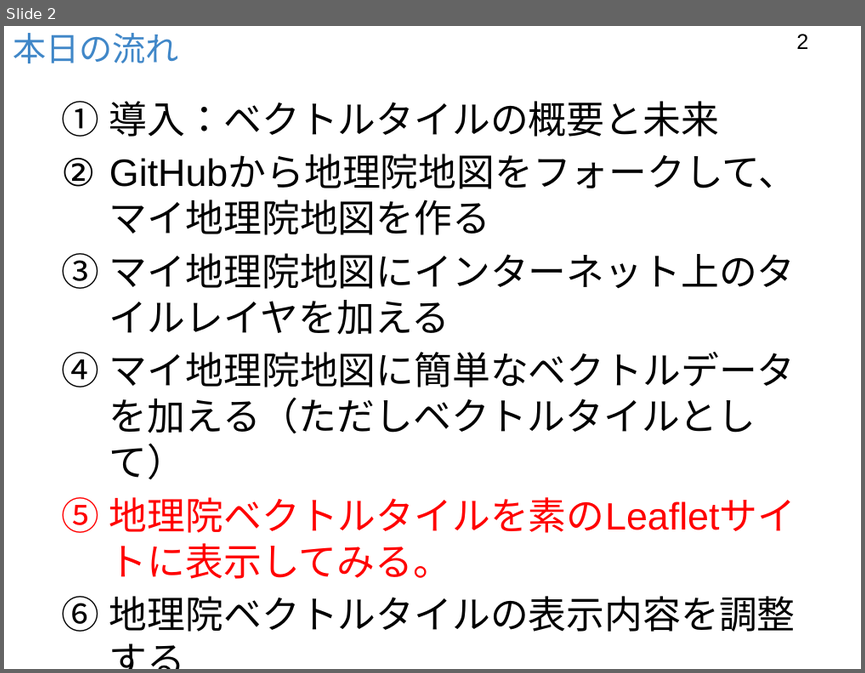
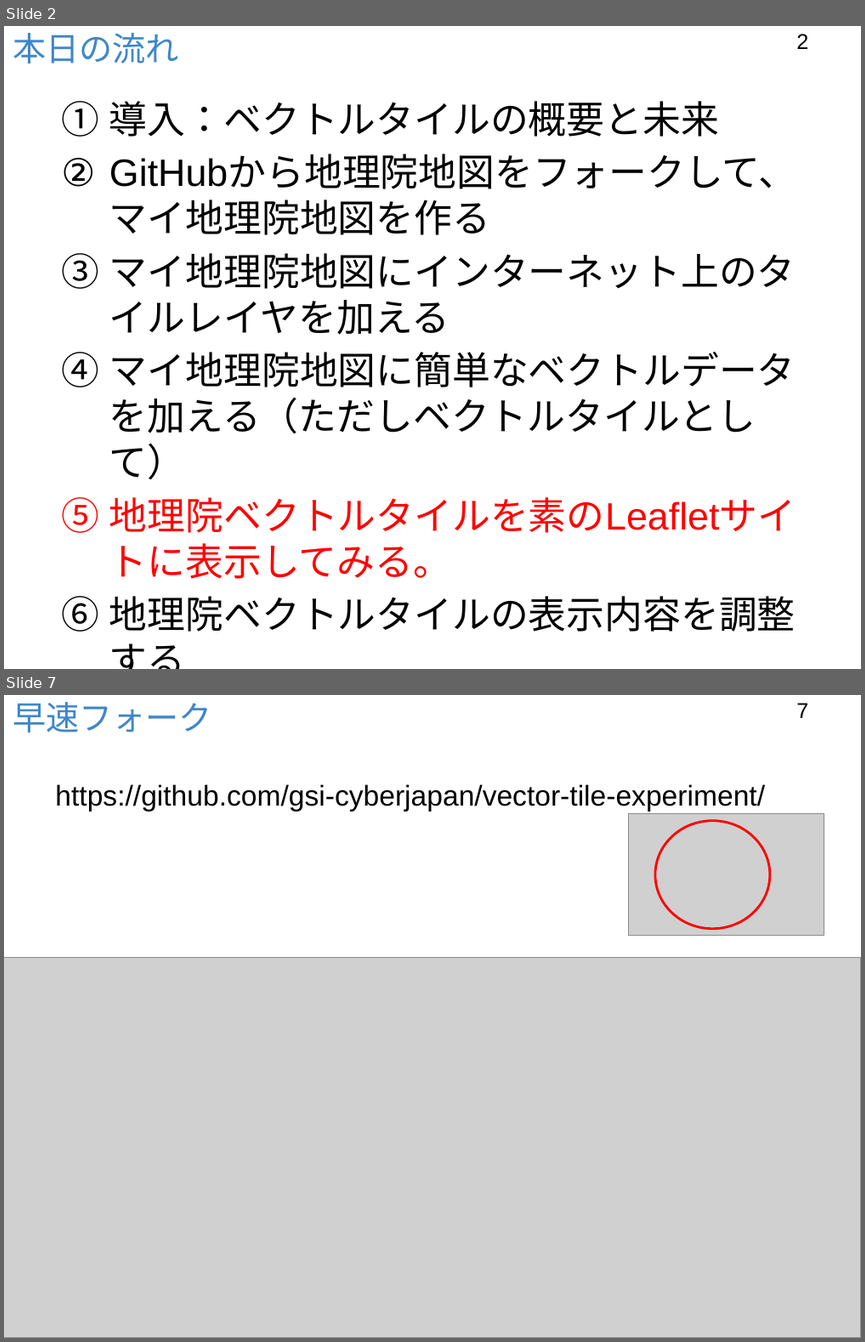
Before and after one commit to foss4g-tokyo-vt/slides, a slide deck: 151009ベクトルタイル利用サイトを作ろうPt.5.pptx. Shown one above the other, each under a label of ours: slide 2 before the commit, slides 2 and 7 after it; the slides between them are not shown. The pictures are 865x673 and 865x1342 pixels, drawn with LibreOffice and Linux fonts; fonts in the diff are those of the drawing; grey boxes stand for pictures; background and template pictures are left out. Boxes give left, top, right and bottom in pixels: in the first picture for what was removed or moved away, otherwise in the second. Text is boxed around its words. In the diff, an @@ line names an element or a change of style, - is before the commit and + after.

```diff
--- a/151009ベクトルタイル利用サイトを作ろうPt.5.pptx
+++ b/151009ベクトルタイル利用サイトを作ろうPt.5.pptx
@@ slide 7 added at bbox=[4, 695, 861, 1338], background #FFFFFF @@
@@ title added at bbox=[12, 702, 212, 732], 28 pt, text #4087C8 @@
+早速フォーク
@@ page number added at bbox=[796, 703, 808, 718], 18 pt, text #000000 @@
+7
@@ text added at bbox=[55, 784, 765, 811], 24 pt, text #000000 @@
+https://github.com/gsi-cyberjapan/vector-tile-experiment/
@@ picture added at bbox=[628, 814, 823, 936] @@
@@ ellipse added at bbox=[655, 821, 770, 929], outline #FF0000 2 pt @@
@@ picture added at bbox=[4, 957, 861, 1338] @@
```
Also in this commit, not shown: 5 other slides added, 2 other files.
